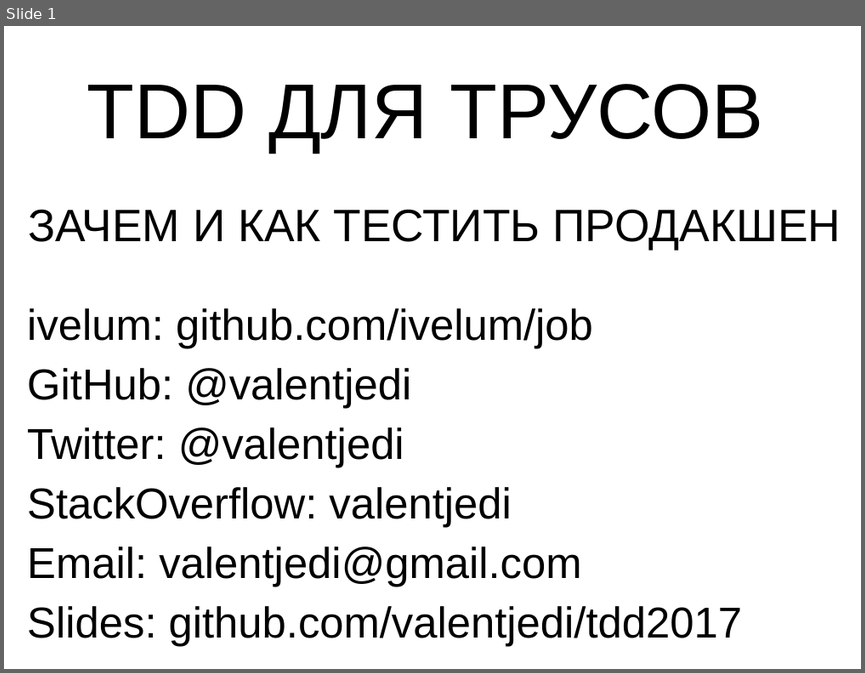
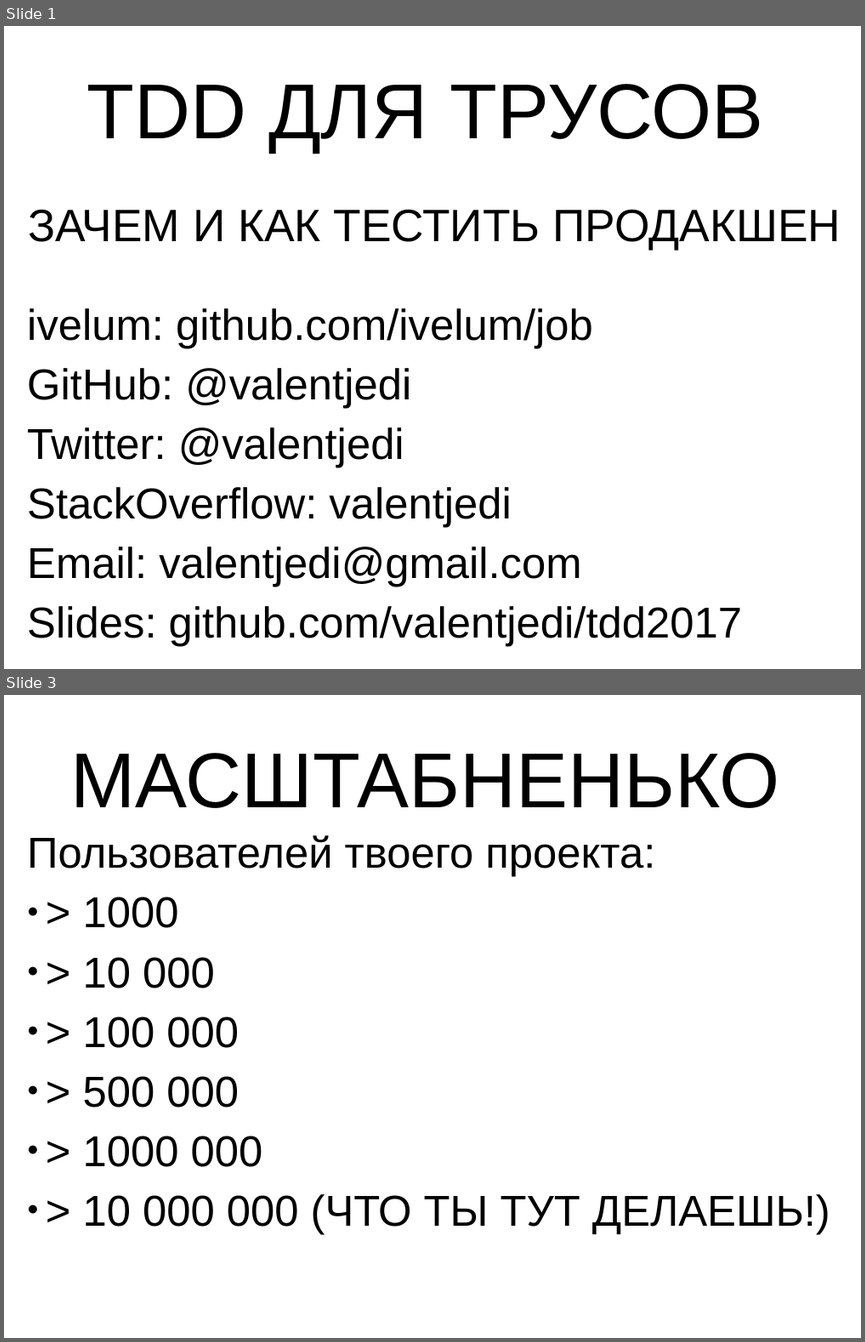
Before and after one commit to valignatev/tdd2017, a slide deck: tddsucks.odp. Shown one above the other, each under a label of ours: slide 1 before the commit, slides 1 and 3 after it; the slides between them are not shown. The pictures are 865x673 and 865x1342 pixels, drawn with LibreOffice and Linux fonts; fonts in the diff are those of the drawing. Boxes give left, top, right and bottom in pixels: in the first picture for what was removed or moved away, otherwise in the second. Text is boxed around its words. In the diff, an @@ line names an element or a change of style, - is before the commit and + after.

```diff
--- a/tddsucks.odp
+++ b/tddsucks.odp
@@ slide 3 added at [4, 695, 861, 1338], background #FFFFFF @@
@@ title added at [70, 753, 780, 808], 72 pt, text #000000 @@
+МАСШТАБНЕНЬКО
@@ text added at [27, 835, 830, 1234], 40 pt, text #000000 @@
+Пользователей твоего проекта:
+● > 1000
+● > 10 000
+● > 100 000
+● > 500 000
+● > 1000 000
+● > 10 000 000 (ЧТО ТЫ ТУТ ДЕЛАЕШЬ!)
```
Also in this commit, not shown: 1 slide changed, 1 slide removed.
